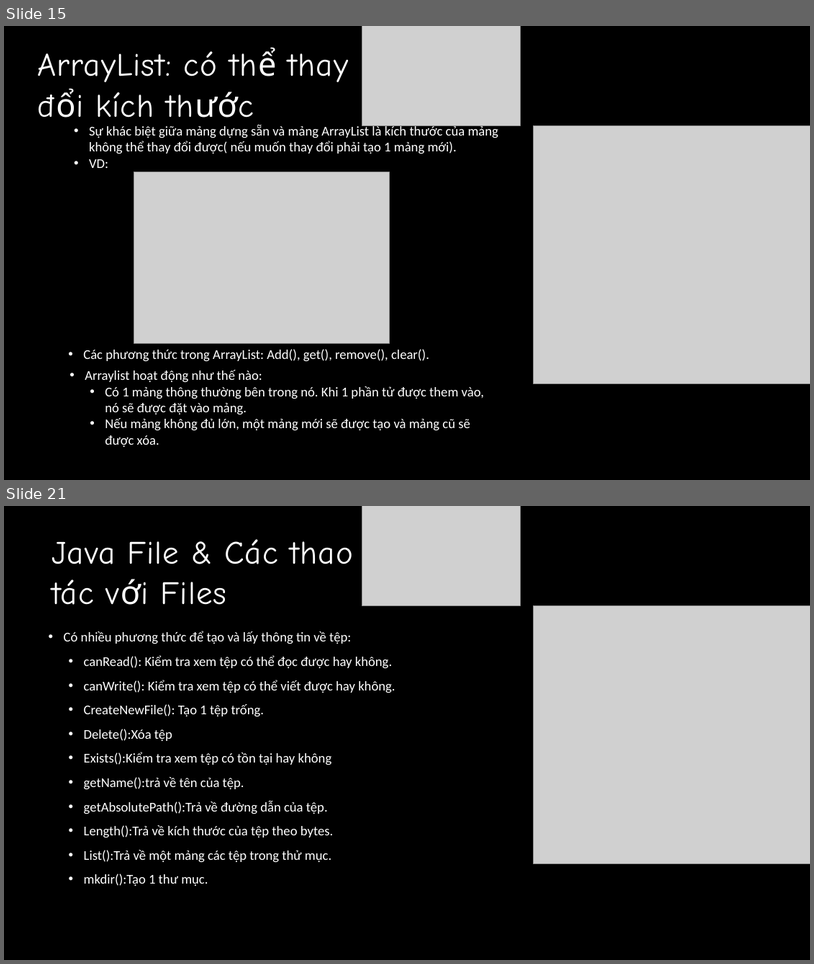
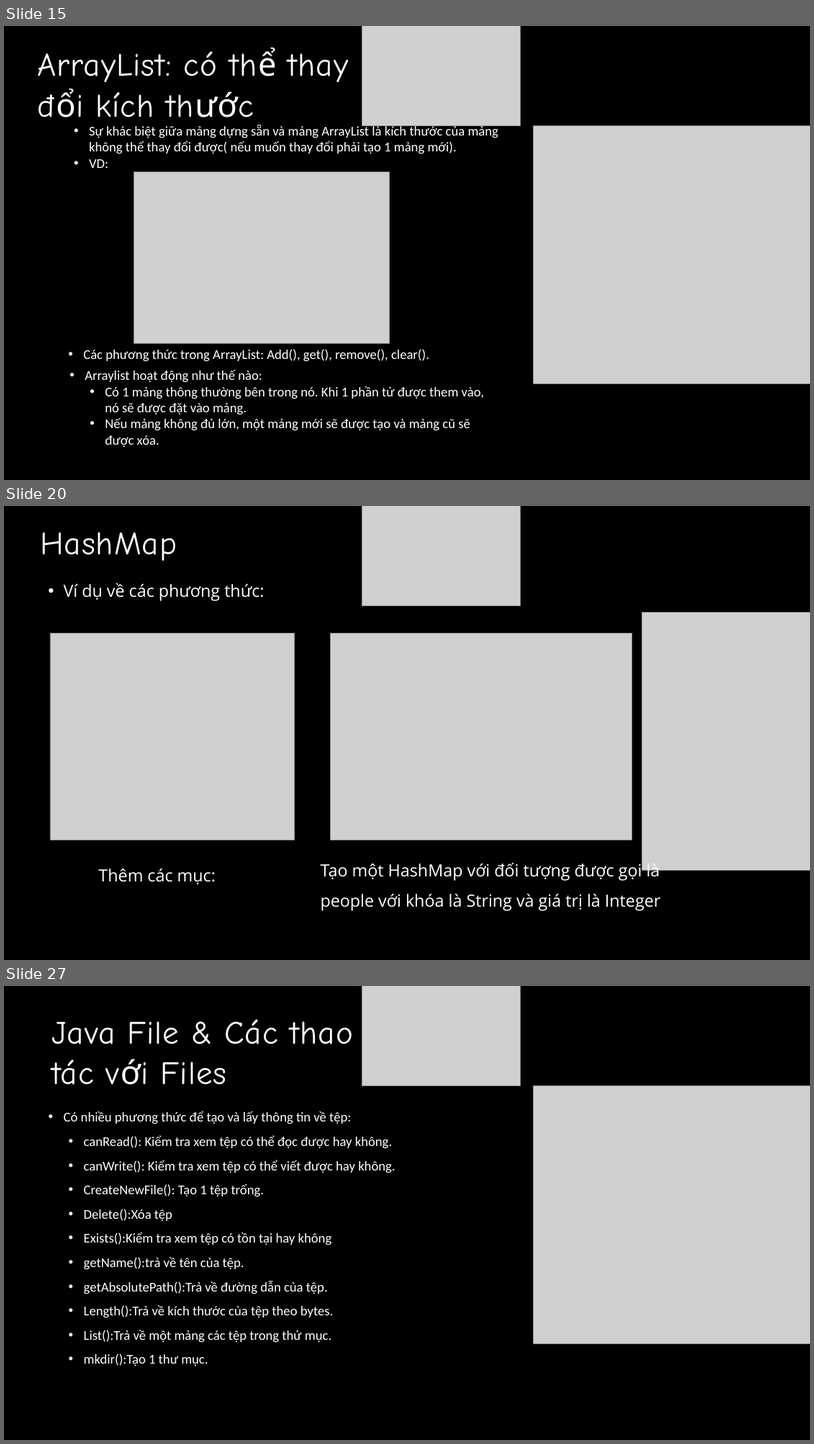
Before and after one commit to QuyetTien1308/intern-nvqtien, a slide deck: baocaotuan1.pptx. Shown one above the other, each under a label of ours: slides 15 and 21 before the commit, slides 15, 20 and 27 after it; the slides between them are not shown. The pictures are 814x964 and 814x1444 pixels, drawn with LibreOffice and Linux fonts; fonts in the diff are those of the drawing; grey boxes stand for pictures. Boxes give left, top, right and bottom in pixels: in the first picture for what was removed or moved away, otherwise in the second. Text is boxed around its words. In the diff, an @@ line names an element or a change of style, - is before the commit and + after.

```diff
--- a/baocaotuan1.pptx
+++ b/baocaotuan1.pptx
@@ slide 20 added at box(4, 506, 810, 960), background #000000 @@
@@ picture added at box(362, 506, 520, 606) @@
@@ text added at box(40, 532, 177, 561), 58 pt, text #FFFFFF @@
+HashMap
@@ text added at box(64, 583, 264, 601), 30 pt, text #FFFFFF @@
+• Ví dụ về các phương thức:
@@ picture added at box(642, 612, 810, 870) @@
@@ picture added at box(50, 633, 294, 839) @@
@@ picture added at box(331, 633, 633, 839) @@
@@ text added at box(98, 868, 216, 884), 30 pt, text #FFFFFF @@
+Thêm các mục:
@@ text added at box(321, 861, 661, 911), 30 pt, text #FFFFFF @@
+Tạo một HashMap với đối tượng được gọi là people với khóa là String và giá trị là Integer
@@ what was slide 21 is now slide 27 @@
```
Also in this commit, not shown: 6 slides changed, 9 other slides added.
